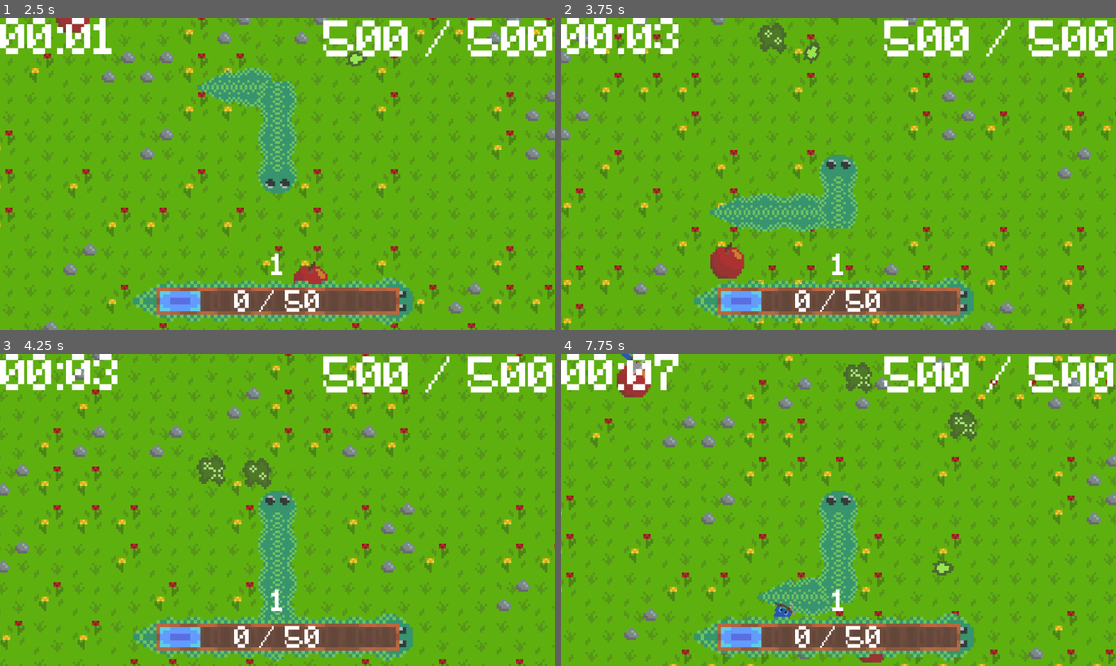
Above: before the commit, frames 1-4 (two rows, left to right).
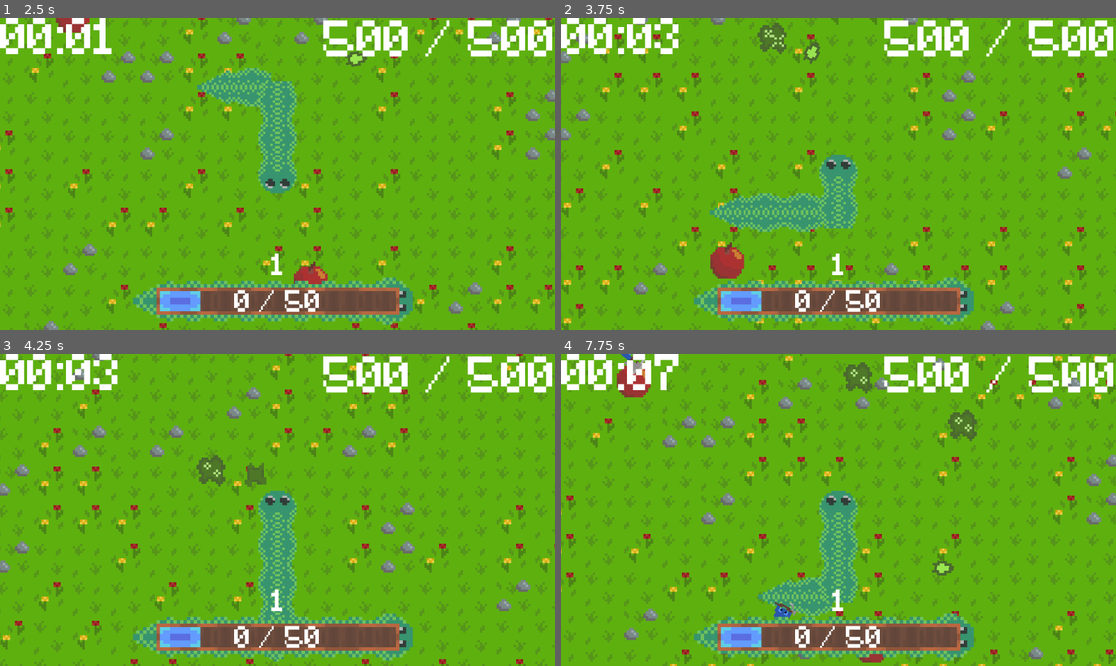
Above: after the commit, the same moments.

Repository: EdWinMaster0/ProjectSnake
Game: Godot game, scene res://scenes/Menu.tscn
Same seed, same stepped clock (60 frames per second), same inputs: the game is played once before the commit and once after it.
Inputs (mouse positions are in pixels of both pictures, inside the frame that each line leads up to):
- Up to frame 1 (2.5 s): click "Start" at 0.5 s; tap Enter at 1.25 s; move the mouse to (399, 158) at 1.27 s; hold D (Right) 1.28-2.03 s; tap Space (Action) at 1.35, 2.1 s; move the mouse to (166, 189) at 2.02 s; hold S (Down) from 2.03 s (still down)
- Up to frame 2 (3.75 s): move the mouse to (894, 105) at 2.77 s; release S (Down) at 2.78 s; hold D (Right) 2.78-3.53 s; tap Space (Action) at 2.85, 3.6 s; move the mouse to (810, 236) at 3.52 s; hold Up (Up) from 3.53 s (still down)
- Up to frame 3 (4.25 s): keep holding Up (Up)
- Up to frame 4 (7.75 s): move the mouse to (1005, 556) at 4.27 s; release Up (Up) at 4.28 s; hold A (Left) 4.28-5.78 s; tap Space (Action) every 0.75 s from 4.35 to 7.35 s; move the mouse to (672, 463) at 5.02 s; move the mouse to (866, 510) at 5.77 s; hold S (Down) 5.78-6.53 s; move the mouse to (755, 432) at 6.52 s; hold D (Right) 6.53-7.28 s; move the mouse to (960, 494) at 7.27 s; hold Up (Up) from 7.28 s (still down)

Frame 1 is identical in both runs. In frame 2, less than 0.1% of the frame differs, in the area x 36-41%, y 3-10%; in frame 3, 0.3%, in the area x 36-49%, y 33-44%; in frame 4, 0.2%.

Commit message:
Add files via upload
files fix

Diff:
--- a/snake-survivors/scenes/Puddle.tscn
+++ b/snake-survivors/scenes/Puddle.tscn
@@ -1,67 +1,155 @@
-[gd_scene load_steps=10 format=3 uid="uid://fdjjvp0l07kq"]
+[gd_scene load_steps=18 format=3 uid="uid://fdjjvp0l07kq"]
 
 [ext_resource type="Script" path="res://scenes/puddle.gd" id="1_25348"]
 [ext_resource type="Texture2D" uid="uid://5epcyefp6kfd" path="res://assets/Sprite-0001.png" id="1_eqn2n"]
 
-[sub_resource type="AtlasTexture" id="AtlasTexture_v2c0q"]
+[sub_resource type="Animation" id="Animation_3owis"]
+resource_name = "Puddle"
+loop_mode = 1
+step = 0.2
+tracks/0/type = "value"
+tracks/0/imported = false
+tracks/0/enabled = true
+tracks/0/path = NodePath("AnimatedSprite2D:frame")
+tracks/0/interp = 1
+tracks/0/loop_wrap = true
+tracks/0/keys = {
+"times": PackedFloat32Array(0, 0.2, 0.4, 0.6, 0.8),
+"transitions": PackedFloat32Array(1, 1, 1, 1, 1),
+"update": 1,
+"values": [4, 5, 6, 7, 8]
+}
+
+[sub_resource type="Animation" id="Animation_qxd3a"]
+length = 0.001
+tracks/0/type = "value"
+tracks/0/imported = false
+tracks/0/enabled = true
+tracks/0/path = NodePath("AnimatedSprite2D:frame")
+tracks/0/interp = 1
+tracks/0/loop_wrap = true
+tracks/0/keys = {
+"times": PackedFloat32Array(0),
+"transitions": PackedFloat32Array(1),
+"update": 1,
+"values": [0]
+}
+
+[sub_resource type="Animation" id="Animation_ajyo5"]
+resource_name = "Splash"
+length = 0.40001
+step = 0.1
+tracks/0/type = "value"
+tracks/0/imported = false
+tracks/0/enabled = true
+tracks/0/path = NodePath("AnimatedSprite2D:frame")
+tracks/0/interp = 1
+tracks/0/loop_wrap = true
+tracks/0/keys = {
+"times": PackedFloat32Array(0, 0.1, 0.2, 0.3),
+"transitions": PackedFloat32Array(1, 1, 1, 1),
+"update": 1,
+"values": [0, 1, 2, 3]
+}
+
+[sub_resource type="AnimationLibrary" id="AnimationLibrary_4i0y2"]
+_data = {
+"Puddle": SubResource("Animation_3owis"),
+"RESET": SubResource("Animation_qxd3a"),
+"Splash": SubResource("Animation_ajyo5")
+}
+
+[sub_resource type="CircleShape2D" id="CircleShape2D_t4j0o"]
+radius = 38.0132
+
+[sub_resource type="AtlasTexture" id="AtlasTexture_21qde"]
+atlas = ExtResource("1_eqn2n")
+region = Rect2(0, 176, 16, 16)
+
+[sub_resource type="AtlasTexture" id="AtlasTexture_77850"]
+atlas = ExtResource("1_eqn2n")
+region = Rect2(16, 176, 16, 16)
+
+[sub_resource type="AtlasTexture" id="AtlasTexture_ovxdj"]
+atlas = ExtResource("1_eqn2n")
+region = Rect2(32, 176, 16, 16)
+
+[sub_resource type="AtlasTexture" id="AtlasTexture_q76vg"]
+atlas = ExtResource("1_eqn2n")
+region = Rect2(48, 176, 16, 16)
+
+[sub_resource type="AtlasTexture" id="AtlasTexture_fbage"]
 atlas = ExtResource("1_eqn2n")
 region = Rect2(0, 80, 16, 16)
 
-[sub_resource type="AtlasTexture" id="AtlasTexture_wqexe"]
+[sub_resource type="AtlasTexture" id="AtlasTexture_4uer7"]
 atlas = ExtResource("1_eqn2n")
 region = Rect2(16, 80, 16, 16)
 
-[sub_resource type="AtlasTexture" id="AtlasTexture_nbji7"]
+[sub_resource type="AtlasTexture" id="AtlasTexture_2cyjq"]
 atlas = ExtResource("1_eqn2n")
 region = Rect2(32, 80, 16, 16)
 
-[sub_resource type="AtlasTexture" id="AtlasTexture_6ls6e"]
+[sub_resource type="AtlasTexture" id="AtlasTexture_7xu5f"]
 atlas = ExtResource("1_eqn2n")
 region = Rect2(48, 80, 16, 16)
 
-[sub_resource type="AtlasTexture" id="AtlasTexture_sg52s"]
+[sub_resource type="AtlasTexture" id="AtlasTexture_wgscy"]
 atlas = ExtResource("1_eqn2n")
 region = Rect2(0, 96, 16, 16)
 
-[sub_resource type="SpriteFrames" id="SpriteFrames_6n0qn"]
+[sub_resource type="SpriteFrames" id="SpriteFrames_afdeu"]
 animations = [{
 "frames": [{
 "duration": 1.0,
-"texture": SubResource("AtlasTexture_v2c0q")
+"texture": SubResource("AtlasTexture_21qde")
 }, {
 "duration": 1.0,
-"texture": SubResource("AtlasTexture_wqexe")
+"texture": SubResource("AtlasTexture_77850")
 }, {
 "duration": 1.0,
-"texture": SubResource("AtlasTexture_nbji7")
+"texture": SubResource("AtlasTexture_ovxdj")
 }, {
 "duration": 1.0,
-"texture": SubResource("AtlasTexture_6ls6e")
+"texture": SubResource("AtlasTexture_q76vg")
 }, {
 "duration": 1.0,
-"texture": SubResource("AtlasTexture_sg52s")
+"texture": SubResource("AtlasTexture_fbage")
+}, {
+"duration": 1.0,
+"texture": SubResource("AtlasTexture_4uer7")
+}, {
+"duration": 1.0,
+"texture": SubResource("AtlasTexture_2cyjq")
+}, {
+"duration": 1.0,
+"texture": SubResource("AtlasTexture_7xu5f")
+}, {
+"duration": 1.0,
+"texture": SubResource("AtlasTexture_wgscy")
 }],
-"loop": true,
+"loop": false,
 "name": &"default",
-"speed": 5.0
+"speed": 10.0
 }]
-
-[sub_resource type="CircleShape2D" id="CircleShape2D_t4j0o"]
-radius = 38.0132
 
 [node name="Puddle" type="Area2D"]
 collision_layer = 0
 collision_mask = 4
 script = ExtResource("1_25348")
 
-[node name="AnimatedSprite2D" type="AnimatedSprite2D" parent="."]
-scale = Vector2(5, 5)
-sprite_frames = SubResource("SpriteFrames_6n0qn")
-autoplay = "default"
-frame_progress = 0.260857
+[node name="AnimationPlayer" type="AnimationPlayer" parent="."]
+libraries = {
+"": SubResource("AnimationLibrary_4i0y2")
+}
+autoplay = "Puddle"
 
 [node name="CollisionShape2D" type="CollisionShape2D" parent="."]
 shape = SubResource("CircleShape2D_t4j0o")
 
+[node name="AnimatedSprite2D" type="AnimatedSprite2D" parent="."]
+scale = Vector2(5, 5)
+sprite_frames = SubResource("SpriteFrames_afdeu")
+
 [connection signal="body_entered" from="." to="." method="_on_body_entered"]
 [connection signal="body_exited" from="." to="." method="_on_body_exited"]
--- a/snake-survivors/scenes/main_map_1.gd
+++ b/snake-survivors/scenes/main_map_1.gd
@@ -1,6 +1,6 @@
 extends Node2D
 
-@export var enemy_spawn_rate = 1.0
+@export var enemy_spawn_rate = 0.5
 @export var max_enemy_count = 10
 @export var exp_spawn_rate = 10.0
 @export var max_exp_count = 3
@@ -29,7 +29,7 @@
 			is_in_menu = true
 			Engine.time_scale = 0
 			$UI/PauseMenu.show()
-	if randf_range(0, 200) < enemy_spawn_rate and enemies.size() <= max_enemy_count and is_in_menu == false:
+	if randf_range(0, 100) < enemy_spawn_rate and enemies.size() <= max_enemy_count and is_in_menu == false:
 		var e = enemy_scene.instantiate()
 		enemies.append(e)
 		var r = randf_range(0.5, 2)
--- a/snake-survivors/scenes/puddle.gd
+++ b/snake-survivors/scenes/puddle.gd
@@ -1,14 +1,15 @@
 extends Area2D
-
 var do_damage = 0
 var enemies = [] # List to track enemies inside the puddle
 var DoT_trigger = 0 # Nerfing puddle damage
 var slow_factor = 0.5 # Reduce enemy speed to 50% when slowed
 var DoT_interval = 3 # Damage triggers every X frames
-
 func _ready():
-	pass
-
+	$AnimationPlayer.play("Splash")
+	$AnimationPlayer.animation_finished.connect(_on_animation_finished)
+func _on_animation_finished(anim_name: String) -> void:
+	if anim_name == "Splash":
+		$AnimationPlayer.play("Puddle")
 func _physics_process(delta: float) -> void:
 	if do_damage > 0:
 		for enemy in enemies:
@@ -19,22 +20,16 @@
 				DoT_trigger = 0
 			else:
 				DoT_trigger += 1
-
 func _on_body_entered(body: Node2D) -> void:
 	if body.name.contains("Enemy") and not enemies.has(body):
-		if "speed" in body and not body.has_meta("original_speed"):
-			body.set_meta("original_speed", body.speed) # Store the original speed
+		if "speed" in body:
 			body.speed *= slow_factor # Apply the slow effect
+		enemies.append(body)
 		do_damage += 1
-		enemies.append(body)
-
-
 func _on_body_exited(body: Node2D) -> void:
 	if body.name.contains("Enemy") and enemies.has(body):
 		enemies.erase(body)
-		if "speed" in body and body.has_meta("original_speed"):
-			body.speed = body.get_meta("original_speed") # Restore the original speed
-			body.remove_meta("original_speed") # Remove the metadata
-
+		if "speed" in body:
+			body.speed /= slow_factor # Restore the original speed
 		body.modulate = Color(1, 1, 1) # Reset visual indicator
 		do_damage -= 1
